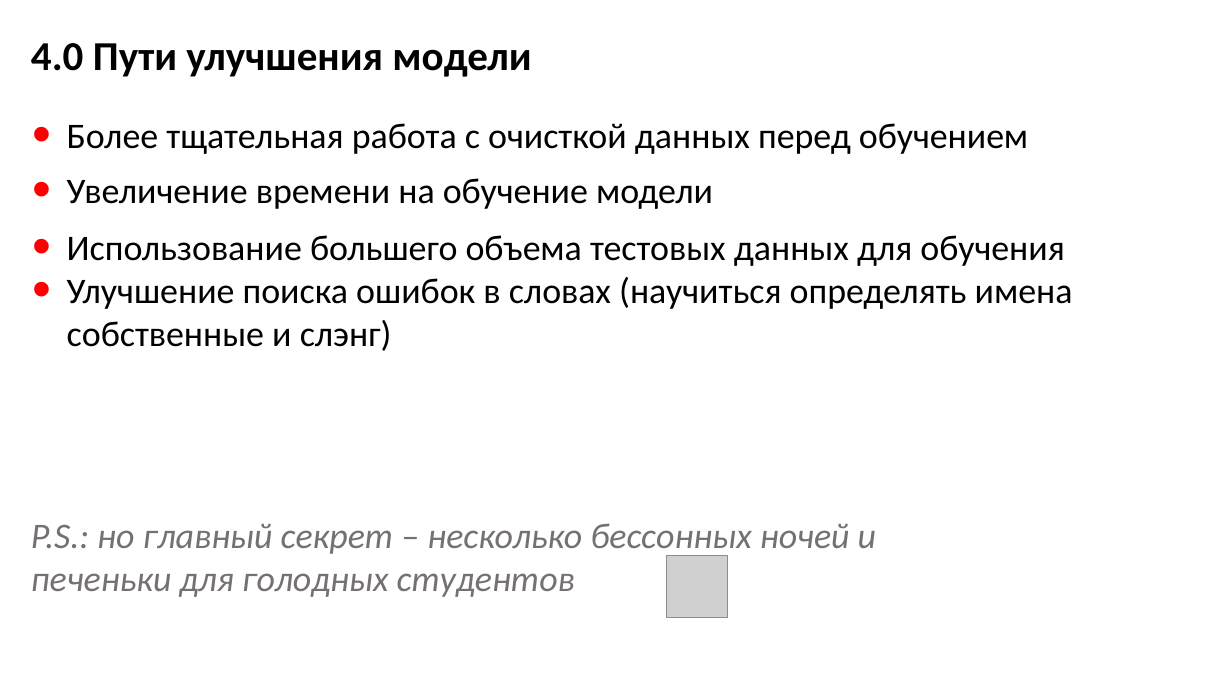
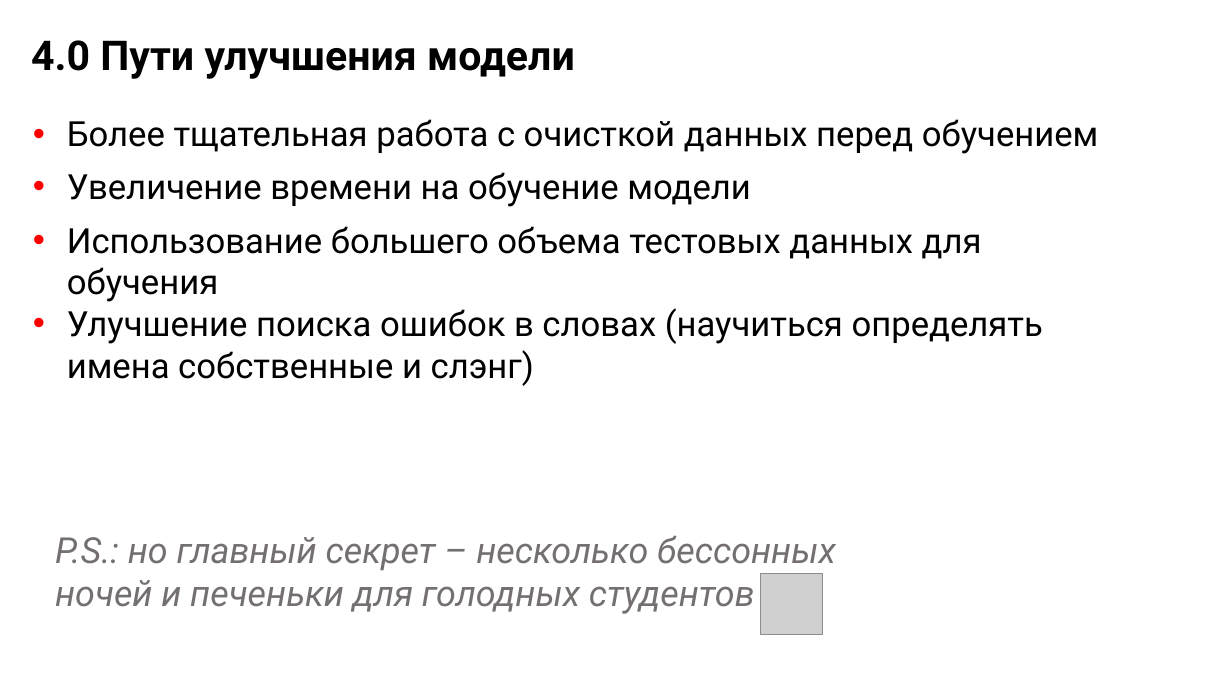
Before and after one commit to CleverShovel/iprofihack-clever, a slide deck: slide 5 of Преза.pptx. Drawn at 1232x693 pixels with LibreOffice and Linux fonts; fonts in the diff are those of the drawing; grey boxes stand for pictures. Boxes give left, top, right and bottom in pixels: in the first picture for what was removed or moved away, otherwise in the second. Text is boxed around its words. In the diff, an @@ line names an element or a change of style, - is before the commit and + after.

```diff
--- a/Преза.pptx
+++ b/Преза.pptx
@@ text "4.0 Пути улучшения модели" at (31,40,575,79): font Calibri to Roboto @@
@@ text "Более тщательная работа с очисткой ..." at (67,119,1099,386): size 28 to 27 pt, font Calibri to Roboto; indent changed @@
@@ text "P.S.: но главный секрет – ...": place and size @@
-text "P.S.: но главный секрет – ..." at (31,523,876,597)
+text "P.S.: но главный секрет – ..." at (55,536,836,614)
@@ text "P.S.: но главный секрет – ..." at (55,536,836,614): font Calibri to Roboto, text colour #767171 to #757070 @@
@@ picture removed at (666,556,728,618) @@
@@ picture added at (761,574,823,636) @@
```
Also in this commit, not shown: 4 other slides changed, 5 slides added.
